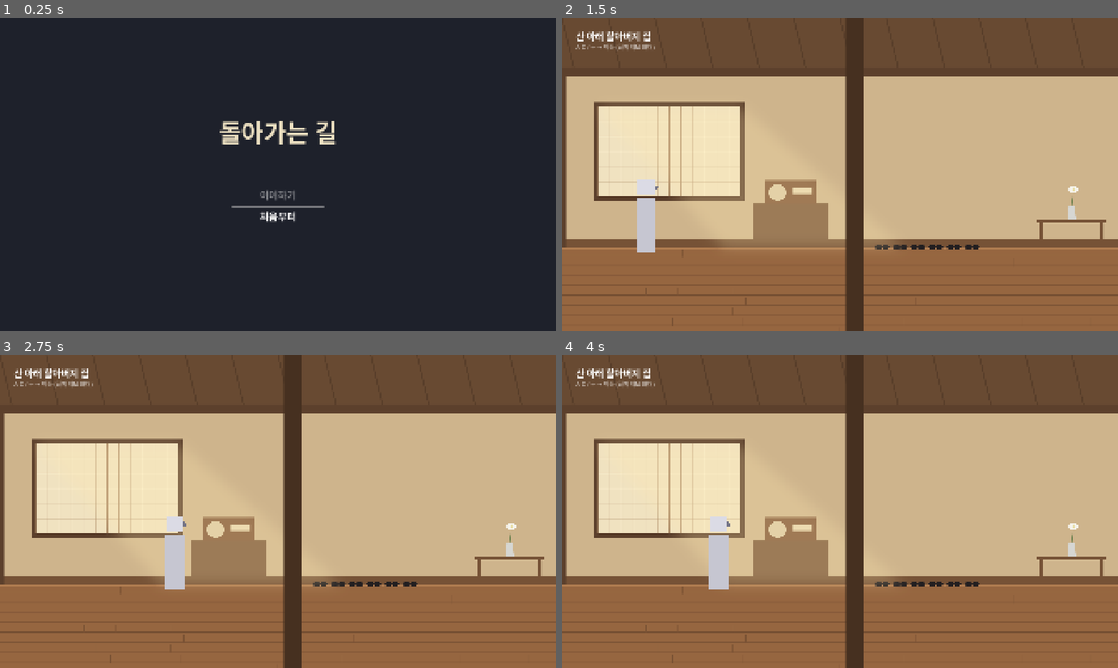
Above: before the commit, frames 1-4 (two rows, left to right).
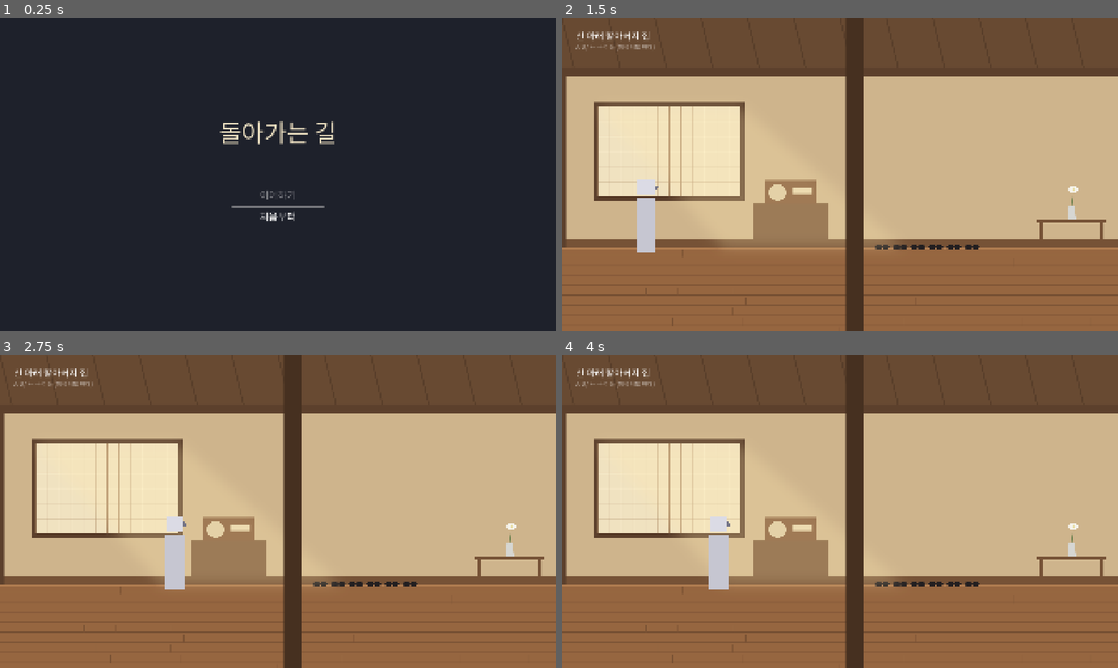
Above: after the commit, the same moments.

Repository: 1jealy/the-way-back
Game: Godot game, scene res://scenes/ui/title_screen.tscn
Same seed, same stepped clock (60 frames per second), same inputs: the game is played once before the commit and once after it.
Inputs (mouse positions are in pixels of both pictures, inside the frame that each line leads up to):
- Up to frame 1 (0.25 s): no input
- Up to frame 2 (1.5 s): click "처음부터" at 0.5 s; move the mouse to (962, 158) at 1.27 s; hold D (move_right) from 1.28 s (still down); hold F (ask_dog) from 1.28 s (still down); click (962, 158) at 1.42 s
- Up to frame 3 (2.75 s): keep holding D (move_right); move the mouse to (166, 527) at 2.02 s; release F (ask_dog) at 2.03 s; tap E (interact) at 2.1 s
- Up to frame 4 (4 s): move the mouse to (895, 442) at 2.77 s; release D (move_right) at 2.78 s; hold A (move_left) 2.78-3.53 s; hold F (ask_dog) 2.78-3.53 s; move the mouse to (812, 574) at 3.52 s; hold D (move_right) from 3.53 s (still down); tap E (interact) at 3.6 s; click (812, 574) at 3.67 s

The runs differ from the first frame. In frame 1, 0.7% of the frame differs, in the area x 39-61%, y 32-66%; in frame 2, 0.3%; in frame 3, 0.3%; in frame 4, 0.3%.

Commit message:
소리 재생: 버스·장소 소리 페이드·발소리·하늘이 발톱, 한글 글꼴 연결 (#35)
A 대신 B 세션이 작업.

- SoundBank(scripts/game/sound_bank.gd): 이름으로 소리 찾기(진짜 소리 우선), 버스
  Ambience/Sfx/Music을 bus_count로 만든다(add_bus는 웹에서 끊김, #877).
- main: 장소 Sound/ 플레이어를 Ambience 버스로, 장소 전환 때 화면과 같이 페이드.
- Place: footstep_surface·footstep_changes·surface_at(x). 장소 씬 7개에 바닥.
- 하윤 발소리(110px마다), 하늘이 발톱(간이역·숲에서만).
- project.godot: gui/theme/custom_font = 한글 서브셋 글꼴(#8에서 넘긴 것).
- 게임플레이 검사: 소리 7개. CLAUDE.md: 장소 루트 값, 소리 절.

Co-Authored-By: Claude Opus 5.5 <noreply@anthropic.com>
Claude-Session: https://claude.ai/code/session_01J4uuBjb9dFExxEE8Rhw3pJ

Diff:
--- a/project.godot
+++ b/project.godot
@@ -29,6 +29,10 @@
 2d_physics/layer_1="world"
 2d_physics/layer_2="player"
 2d_physics/layer_3="dog"
+
+[gui]
+
+theme/custom_font="res://assets/fonts/noto_sans_kr_regular_subset.ttf"
 
 [input]
 
--- a/scenes/places/bridge.tscn
+++ b/scenes/places/bridge.tscn
@@ -17,6 +17,10 @@
 next_place = "res://scenes/places/ferry.tscn"
 width = 7680.0
 greybox = false
+footstep_surface = &"metal"
+footstep_changes = {
+3900.0: &"grass"
+}
 
 [node name="Art" type="Node2D" parent="Layers/Sky" index="0" unique_id=1512856132]
 
--- a/scenes/places/ferry.tscn
+++ b/scenes/places/ferry.tscn
@@ -15,6 +15,10 @@
 display_name = "나루터"
 width = 3840.0
 greybox = false
+footstep_surface = &"grass"
+footstep_changes = {
+960.0: &"deck"
+}
 
 [node name="Art" type="Node2D" parent="Layers/Sky" index="0" unique_id=951593821]
 
--- a/scenes/places/forest.tscn
+++ b/scenes/places/forest.tscn
@@ -21,6 +21,7 @@
 next_place = "res://scenes/places/riverside.tscn"
 width = 9600.0
 greybox = false
+footstep_surface = &"soil"
 
 [node name="Art" type="Node2D" parent="Layers/Sky" index="0" unique_id=765063256]
 
--- a/scenes/places/house.tscn
+++ b/scenes/places/house.tscn
@@ -17,6 +17,10 @@
 next_place = "res://scenes/places/field.tscn"
 width = 5760.0
 greybox = false
+footstep_surface = &"wood"
+footstep_changes = {
+4750.0: &"dirt"
+}
 
 [node name="Art" type="Node2D" parent="Layers/Sky" index="0" unique_id=1872650011]
 
--- a/scenes/places/riverside.tscn
+++ b/scenes/places/riverside.tscn
@@ -18,6 +18,7 @@
 next_place = "res://scenes/places/bridge.tscn"
 width = 7680.0
 greybox = false
+footstep_surface = &"pebble"
 
 [node name="Art" type="Node2D" parent="Layers/Sky" index="0" unique_id=1597278167]
 
--- a/scenes/places/station.tscn
+++ b/scenes/places/station.tscn
@@ -21,6 +21,10 @@
 next_place = "res://scenes/places/forest.tscn"
 width = 9600.0
 greybox = false
+footstep_surface = &"concrete"
+footstep_changes = {
+7855.0: &"wood"
+}
 
 [node name="Art" type="Node2D" parent="Layers/Sky" index="0" unique_id=1182210153]
 
--- a/scripts/dog/dog.gd
+++ b/scripts/dog/dog.gd
@@ -57,8 +57,22 @@
 @onready var _paw: CanvasItem = $PawMark
 
 
+## 발톱 소리가 들리는 장소. 장면표: 간이역·숲에서만, 강가부터는 없다(복선).
+const CLAW_PLACES := [&"station", &"forest"]
+## 이만큼 걸을 때마다 발톱 소리 하나(px).
+const CLAW_DISTANCE := 75.0
+
+var _claw_left: float = CLAW_DISTANCE
+var _claws: AudioStreamPlayer
+
+
 func _ready() -> void:
 	add_to_group("dog")
+	_claws = AudioStreamPlayer.new()
+	_claws.name = "Claws"
+	_claws.bus = SoundBank.BUS_SFX
+	_claws.volume_db = -8.0
+	add_child(_claws)
 	_refresh_visuals()
 
 
@@ -288,6 +302,7 @@
 	if not is_on_floor():
 		velocity.y += gravity * delta
 	move_and_slide()
+	_update_claws(delta)
 	if absf(velocity.x) > 1.0:
 		facing = 1 if velocity.x > 0.0 else -1
 	elif state in [State.FOLLOW, State.SIT] and _player:
@@ -305,3 +320,18 @@
 	_stand.visible = not sitting
 	_sit.visible = sitting
 	_paw.visible = available_spot() != null
+
+
+func _update_claws(delta: float) -> void:
+	if not visible or absf(velocity.x) < 1.0 or GameState.current_place not in CLAW_PLACES:
+		_claw_left = CLAW_DISTANCE
+		return
+	_claw_left -= absf(velocity.x) * delta
+	if _claw_left > 0.0:
+		return
+	_claw_left += CLAW_DISTANCE
+	var stream := SoundBank.pick("sfx_dog_claw_")
+	if stream:
+		_claws.stream = stream
+		_claws.pitch_scale = randf_range(0.9, 1.1)
+		_claws.play()
--- a/scripts/game/game_state.gd
+++ b/scripts/game/game_state.gd
@@ -19,6 +19,10 @@
 var save_path: String = SAVE_PATH
 ## 헤드리스(검사·CI)에서는 저장하지 않는다. 저장을 시험하는 검사만 켠다.
 var autosave: bool = DisplayServer.get_name() != "headless"
+
+
+func _ready() -> void:
+	SoundBank.setup_buses()
 
 
 func set_flag(flag: StringName, value: Variant = true) -> void:
--- a/scripts/game/main.gd
+++ b/scripts/game/main.gd
@@ -20,6 +20,7 @@
 
 func _ready() -> void:
 	_fade.modulate.a = 1.0
+	_set_ambience_volume(0.0)
 	_swap_place(GameState.take_start_place(FIRST_PLACE))
 	if GameState.has_flag(Dog.JOIN_FLAG):
 		_dog.join(_player)
@@ -70,6 +71,13 @@
 	_place = scene.instantiate()
 	_place_slot.add_child(_place)
 	_place.exit_reached.connect(_on_exit_reached)
+	# 장소 소리(Sound/ 아래)는 환경음 버스로. 씬 파일에 버스 이름을 적어 두면 에디터에는
+	# 그 버스가 없어서(코드로 만든다) Master로 바뀌어 버린다 — 그래서 여기서 정한다.
+	var sound := _place.get_node_or_null("Sound")
+	if sound:
+		for node in sound.find_children("*", "", true, false):
+			if node is AudioStreamPlayer or node is AudioStreamPlayer2D:
+				node.bus = SoundBank.BUS_AMBIENCE
 
 	_player.global_position = _place.spawn_position()
 	_player.velocity = Vector2.ZERO
@@ -92,7 +100,15 @@
 	go_to(_place.next_place)
 
 
+## 화면이 어두워지는 만큼 장소 소리도 줄인다(장소를 옮길 때 소리가 뚝 끊기지 않게).
 func _fade_to(alpha: float) -> void:
 	var tween := create_tween()
 	tween.tween_property(_fade, "modulate:a", alpha, FADE_SECONDS)
+	tween.parallel().tween_method(_set_ambience_volume, 1.0 - _fade.modulate.a, 1.0 - alpha, FADE_SECONDS)
 	await tween.finished
+
+
+func _set_ambience_volume(linear: float) -> void:
+	var bus := AudioServer.get_bus_index(SoundBank.BUS_AMBIENCE)
+	if bus != -1:
+		AudioServer.set_bus_volume_db(bus, linear_to_db(maxf(linear, 0.0001)))
--- a/scripts/game/place.gd
+++ b/scripts/game/place.gd
@@ -19,6 +19,10 @@
 @export var width: float = SCREEN_W
 ## 그림이 들어오기 전까지 회색 네모 배경을 만든다.
 @export var greybox: bool = true
+## 하윤 발소리 바닥(assets/audio의 step_<바닥>_NN). wood dirt grass concrete soil pebble metal deck.
+@export var footstep_surface: StringName = &"dirt"
+## x에서 바닥이 바뀌는 곳. {x: 바닥} — 그 x부터 오른쪽은 그 바닥(예: 집 마루 → 마당 흙).
+@export var footstep_changes: Dictionary = {}
 
 @onready var _spawn: Marker2D = $Spawn
 @onready var _exit: Area2D = $Exit
@@ -34,6 +38,17 @@
 	_exit.body_entered.connect(_on_exit_body_entered)
 	if greybox:
 		_build_greybox()
+
+
+## x 자리의 발소리 바닥.
+func surface_at(x: float) -> StringName:
+	var surface := footstep_surface
+	var best := -INF
+	for at in footstep_changes:
+		if float(at) <= x and float(at) > best:
+			best = float(at)
+			surface = StringName(footstep_changes[at])
+	return surface
 
 
 func spawn_position() -> Vector2:
--- /dev/null
+++ b/scripts/game/sound_bank.gd
@@ -0,0 +1,78 @@
+class_name SoundBank
+extends RefCounted
+## 소리를 이름으로 찾고, 오디오 버스를 만든다. 이름 규칙은 assets/audio/README.md.
+## 같은 이름이 진짜 소리와 placeholder/ 둘 다에 있으면 진짜 소리를 쓴다.
+## 담당: A(게임플레이). (A 세션이 쉬는 동안 B 세션이 만듦, #35)
+
+const AUDIO_DIR := "res://assets/audio"
+const BUS_AMBIENCE := &"Ambience"  ## 장소 환경음·자리 소리(장소 씬 Sound/ 아래)
+const BUS_SFX := &"Sfx"            ## 발소리·효과음
+const BUS_MUSIC := &"Music"        ## 음악
+
+static var _index: Dictionary = {}  # 이름(확장자 뺀 것) → 경로
+static var _cache: Dictionary = {}  # 앞머리 → [AudioStream]
+static var _last: Dictionary = {}   # 앞머리 → 마지막으로 고른 번호
+
+
+## 버스를 만든다. AudioServer.add_bus()는 4.7.2 웹에서도 출력을 끊는다(#877, #34) — bus_count로 만든다.
+static func setup_buses() -> void:
+	if AudioServer.get_bus_index(BUS_AMBIENCE) != -1:
+		return
+	var names := [BUS_AMBIENCE, BUS_SFX, BUS_MUSIC]
+	var start := AudioServer.bus_count
+	AudioServer.bus_count = start + names.size()
+	for i in names.size():
+		AudioServer.set_bus_name(start + i, names[i])
+		AudioServer.set_bus_send(start + i, &"Master")
+
+
+## 이름이 prefix로 시작하는 소리들(예: "step_wood_" → step_wood_01~03). 없으면 빈 배열.
+static func variants(prefix: String) -> Array:
+	if _cache.has(prefix):
+		return _cache[prefix]
+	_build_index()
+	var names: Array = []
+	for stem in _index:
+		if String(stem).begins_with(prefix):
+			names.append(stem)
+	names.sort()
+	var streams: Array = []
+	for stem in names:
+		var s := load(_index[stem]) as AudioStream
+		if s:
+			streams.append(s)
+	_cache[prefix] = streams
+	return streams
+
+
+## prefix 소리 중 하나. 바로 앞에 고른 것은 피한다.
+static func pick(prefix: String) -> AudioStream:
+	var list := variants(prefix)
+	if list.is_empty():
+		return null
+	var i := randi() % list.size()
+	if list.size() > 1 and i == _last.get(prefix, -1):
+		i = (i + 1) % list.size()
+	_last[prefix] = i
+	return list[i]
+
+
+static func _build_index() -> void:
+	if not _index.is_empty():
+		return
+	_scan(AUDIO_DIR)
+
+
+static func _scan(dir: String) -> void:
+	for file in DirAccess.get_files_at(dir):
+		# 내보낸 빌드에는 원본 대신 .import/.remap만 남는다.
+		var name := file.trim_suffix(".import").trim_suffix(".remap")
+		if name.get_extension() not in ["ogg", "wav", "mp3"]:
+			continue
+		var stem := name.get_basename()
+		var path := dir.path_join(name)
+		if _index.has(stem) and not String(_index[stem]).contains("/placeholder/"):
+			continue  # 진짜 소리가 이미 있다
+		_index[stem] = path
+	for sub in DirAccess.get_directories_at(dir):
+		_scan(dir.path_join(sub))
--- a/scripts/player/player.gd
+++ b/scripts/player/player.gd
@@ -17,11 +17,22 @@
 var facing: int = 1
 var crouching: bool = false
 
+## 이만큼 걸을 때마다 발소리 하나(px). 250px/초면 약 0.44초.
+const STEP_DISTANCE := 110.0
+
+var _step_left: float = STEP_DISTANCE * 0.5
+var _steps: AudioStreamPlayer
+
 @onready var _visual: Node2D = $Visual
 
 
 func _ready() -> void:
 	add_to_group("player")
+	_steps = AudioStreamPlayer.new()
+	_steps.name = "Steps"
+	_steps.bus = SoundBank.BUS_SFX
+	_steps.volume_db = -4.0
+	add_child(_steps)
 
 
 ## reason 이름으로 조작을 막는다. 같은 reason으로 unlock해야 풀린다.
@@ -64,3 +75,21 @@
 	if direction != 0.0:
 		facing = 1 if direction > 0.0 else -1
 		_visual.scale.x = facing
+	_update_steps(delta)
+
+
+func _update_steps(delta: float) -> void:
+	if not is_on_floor() or absf(velocity.x) < 1.0:
+		_step_left = STEP_DISTANCE * 0.5  # 다시 걸으면 반 걸음 만에 첫 소리
+		return
+	_step_left -= absf(velocity.x) * delta
+	if _step_left > 0.0:
+		return
+	_step_left += STEP_DISTANCE
+	var place := get_tree().get_first_node_in_group("place") as Place
+	var surface := place.surface_at(global_position.x) if place else &"dirt"
+	var stream := SoundBank.pick("step_%s_" % surface)
+	if stream:
+		_steps.stream = stream
+		_steps.pitch_scale = randf_range(0.94, 1.06)
+		_steps.play()
--- a/tests/gameplay_test.gd
+++ b/tests/gameplay_test.gd
@@ -437,6 +437,7 @@
 	await _wait(0.5)
 
 	await _check_hint()
+	await _check_sound()
 	await _check_pause()
 	await _check_save()
 
@@ -445,6 +446,44 @@
 	else:
 		print("게임플레이 검사 실패 %d건" % _failures)
 	quit(1 if _failures > 0 else 0)
+
+
+## 소리(#35): 버스, 장소 소리, 발소리 바닥, 하늘이 발톱(간이역·숲에서만).
+func _check_sound() -> void:
+	var names: Array = []
+	for i in AudioServer.bus_count:
+		names.append(AudioServer.get_bus_name(i))
+	_check(&"Ambience" in names and &"Sfx" in names and &"Music" in names, "소리: 버스 Ambience·Sfx·Music이 있다 %s" % [names])
+	var amb: AudioStreamPlayer = _main.current_place().get_node_or_null("Sound/Ambience")
+	_check(amb != null and amb.bus == &"Ambience" and amb.playing, "소리: 장소 환경음이 Ambience 버스로 돈다")
+	var bus := AudioServer.get_bus_index(&"Ambience")
+	_check(absf(AudioServer.get_bus_volume_db(bus)) < 0.5, "소리: 장소에 들어온 뒤 환경음 버스가 다 켜져 있다 (%.1f dB)" % AudioServer.get_bus_volume_db(bus))
+
+	var house: Node = load("res://scenes/places/house.tscn").instantiate()
+	_check(house.surface_at(300.0) == &"wood" and house.surface_at(5200.0) == &"dirt", "소리: 집은 마루, 마당부터 흙")
+	house.free()
+
+	var steps: AudioStreamPlayer = _player.get_node("Steps")
+	var claws: AudioStreamPlayer = _dog.get_node("Claws")
+	var heard := {"step": "", "claw": false}
+	var watch := func():
+		if steps.playing and steps.stream:
+			heard["step"] = steps.stream.resource_path.get_file()
+		if claws.playing:
+			heard["claw"] = true
+	get_root().get_tree().process_frame.connect(watch)
+	await _hold(&"move_left", 1.2)
+	await _hold(&"move_right", 1.2)
+	_check(String(heard["step"]).begins_with("step_dirt_"), "소리: 들판을 걸으면 흙길 발소리 (%s)" % heard["step"])
+	_check(not heard["claw"], "소리: 들판에서는 하늘이 발톱 소리가 없다")
+	var real_place: StringName = _state.current_place
+	_state.current_place = &"station"
+	heard["claw"] = false
+	await _hold(&"move_left", 1.5)
+	await _wait(0.5)
+	_check(heard["claw"], "소리: 간이역에서는 하늘이 발톱 소리가 난다")
+	_state.current_place = real_place
+	get_root().get_tree().process_frame.disconnect(watch)
 
 
 ## 저장·이어하기·타이틀. 실제 저장 파일(user://save.cfg)은 건드리지 않는다.
Not shown, added: scripts/game/sound_bank.gd.uid
Not shown, changed: CLAUDE.md
